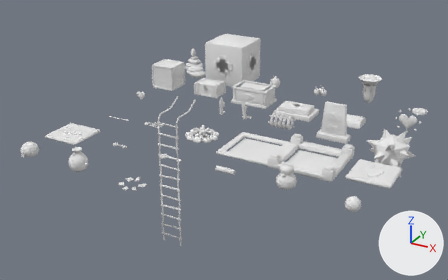
What one commit did to the glTF model assets/epiphany/objetos.glb.
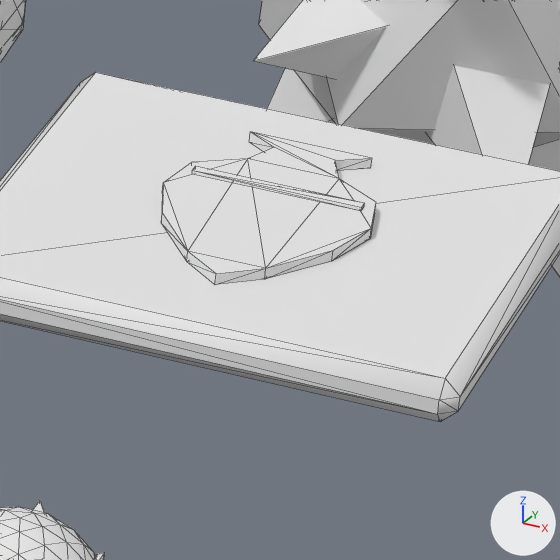
The first picture shows the older version from a 50 mm lens placed at (14.1, -22.82, 8.48), pointed at (4.11, -4.64, -0.61). The close-ups show the older and then the newer version on the part from 79% to 89% of the width and 55% to 72% of the height of that picture. Only the edits that show in the close-ups are written down. Every picture has the same lights, and +X, +Y and +Z are marked at lower right. The close-ups show mesh edges as thin lines. Vertices at exactly the same position are counted once.

Names of what the first close-up shows: 'explosion', 'interruptor_peso_marco', 'interruptor_peso_placa', 'orbe'.
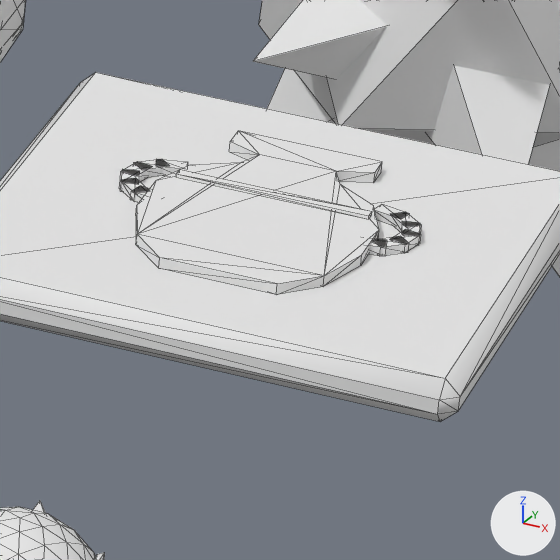
Patch to the scene script:
```diff
--- a/assets/epiphany/objetos.glb.py
+++ b/assets/epiphany/objetos.glb.py
@@ me_interruptor_peso_placa @@
 # used by ob_interruptor_peso_placa; location = (10.0, -6.0, 0.0)
-me_interruptor_peso_placa.from_pydata(...)  # 62 vertices, 112 faces; spans x -0.68..0.68, y -0.68..0.68, z 0.0..0.16
+me_interruptor_peso_placa.from_pydata(...)  # 164 vertices, 268 faces; spans x -0.68..0.68, y -0.68..0.68, z 0.0..0.16
+# me_interruptor_peso_placa part 1: a new loose piece, a box spanning x -0.25..0.25, y 0.065..0.095, z 0.15..0.16, in mat_paleta (white #e7e7e7)
+# me_interruptor_peso_placa part 2: 1 vertex moved from x 0.27, y 0.02, z 0.12 to x 0.29, y 0.02, z 0.12; 37 vertices removed from x -0.27..0.27, y -0.42..0.42, z 0.12..0.16; 131 vertices added at x -0.388..0.388, y -0.4..0.41, z 0.12..0.15
 me_interruptor_peso_placa.materials.append(mat_paleta)
```

What differs and where, as boxes [x1, y1, x2, y2] in the close-ups (560 x 560 px):
part 1 of me_interruptor_peso_placa, added
    after: [176, 170, 372, 219]
part 2 of me_interruptor_peso_placa, built on
    before: [161, 132, 376, 285]
    after: [119, 131, 422, 295]
